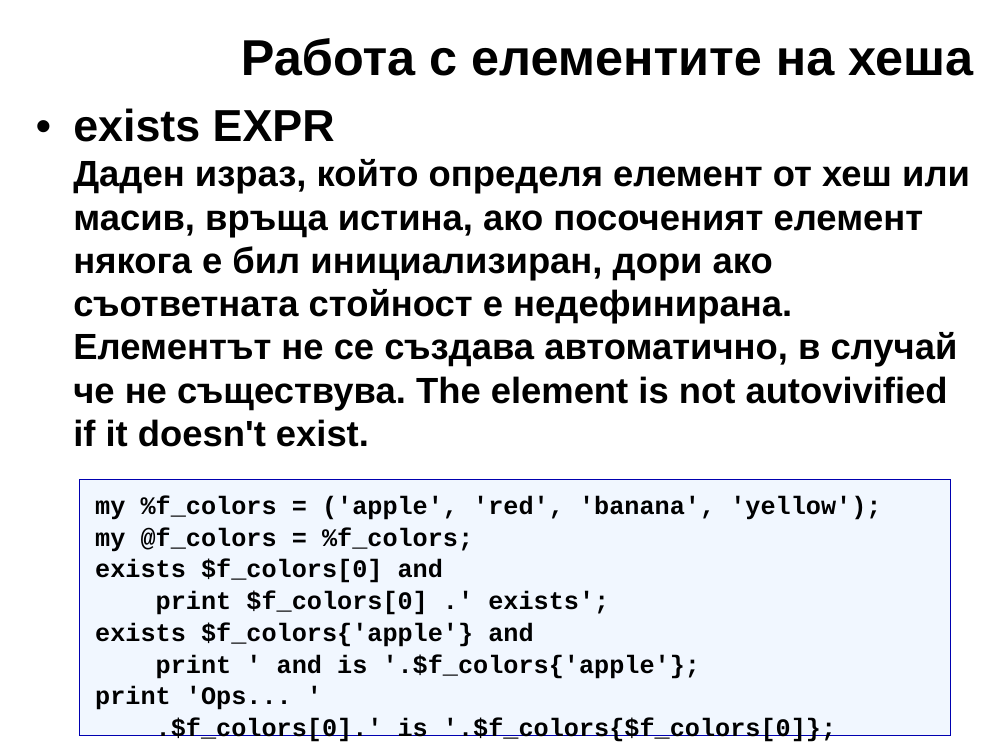
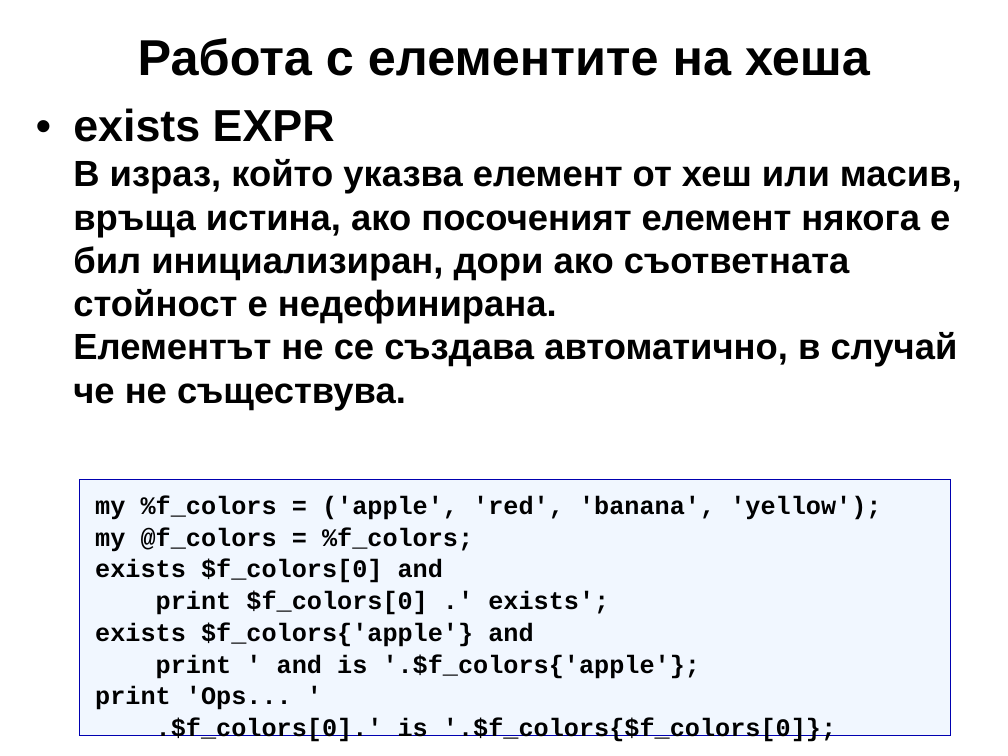
Before and after one commit to kberov/PerlProgrammingCourse, a slide deck: slide 7 of 04_hashes_bg.odp. Drawn at 1008x756 pixels with LibreOffice and Linux fonts; fonts in the diff are those of the drawing; background and template pictures are left out. Boxes give left, top, right and bottom in pixels: in the first picture for what was removed or moved away, otherwise in the second. Text is boxed around its words. In the diff, an @@ line names an element or a change of style, - is before the commit and + after.

```diff
--- a/04_hashes_bg.odp
+++ b/04_hashes_bg.odp
@@ title "Работа с елементите на хеша" moved from (x1=241, y1=38, x2=973, y2=76) to (x1=138, y1=38, x2=870, y2=76) @@
@@ text at (x1=73, y1=108, x2=962, y2=410): text changed @@
-• exists EXPR
-  Даден израз, който определя елемент от хеш или масив, връща истина, ако посоченият елемент някога е бил инициализиран, дори ако съответната стойност е недефинирана.
-  Елементът не се създава автоматично, в случай че не съществува. The element is not autovivified if it doesn't exist.
+• exists EXPR
+  В израз, който указва елемент от хеш или масив, връща истина, ако посоченият елемент някога е бил инициализиран, дори ако съответната стойност е недефинирана.
+  Елементът не се създава автоматично, в случай че не съществува.
```
Also in this commit, not shown: 11 other slides changed, 3 other files.
